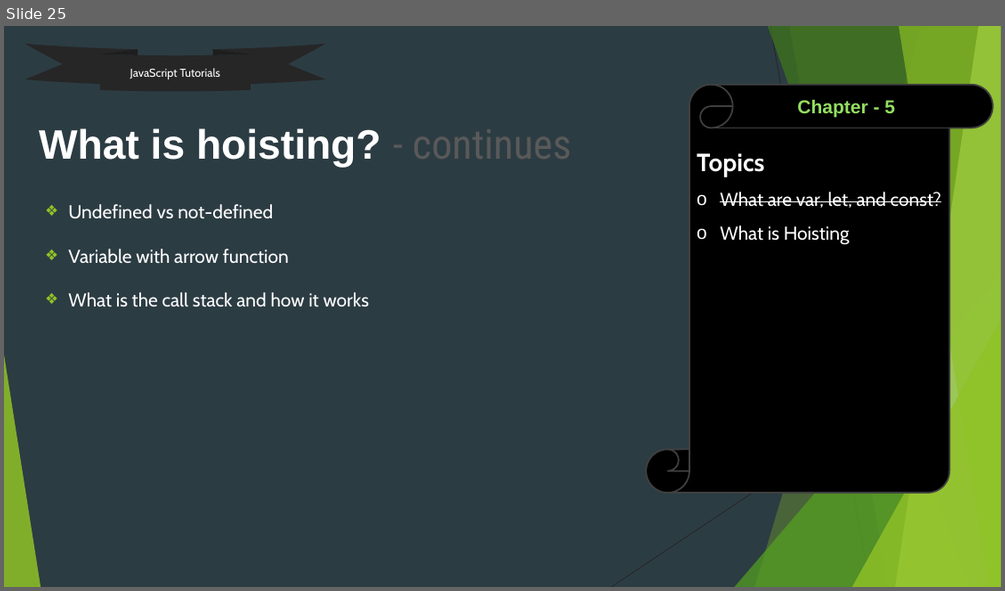
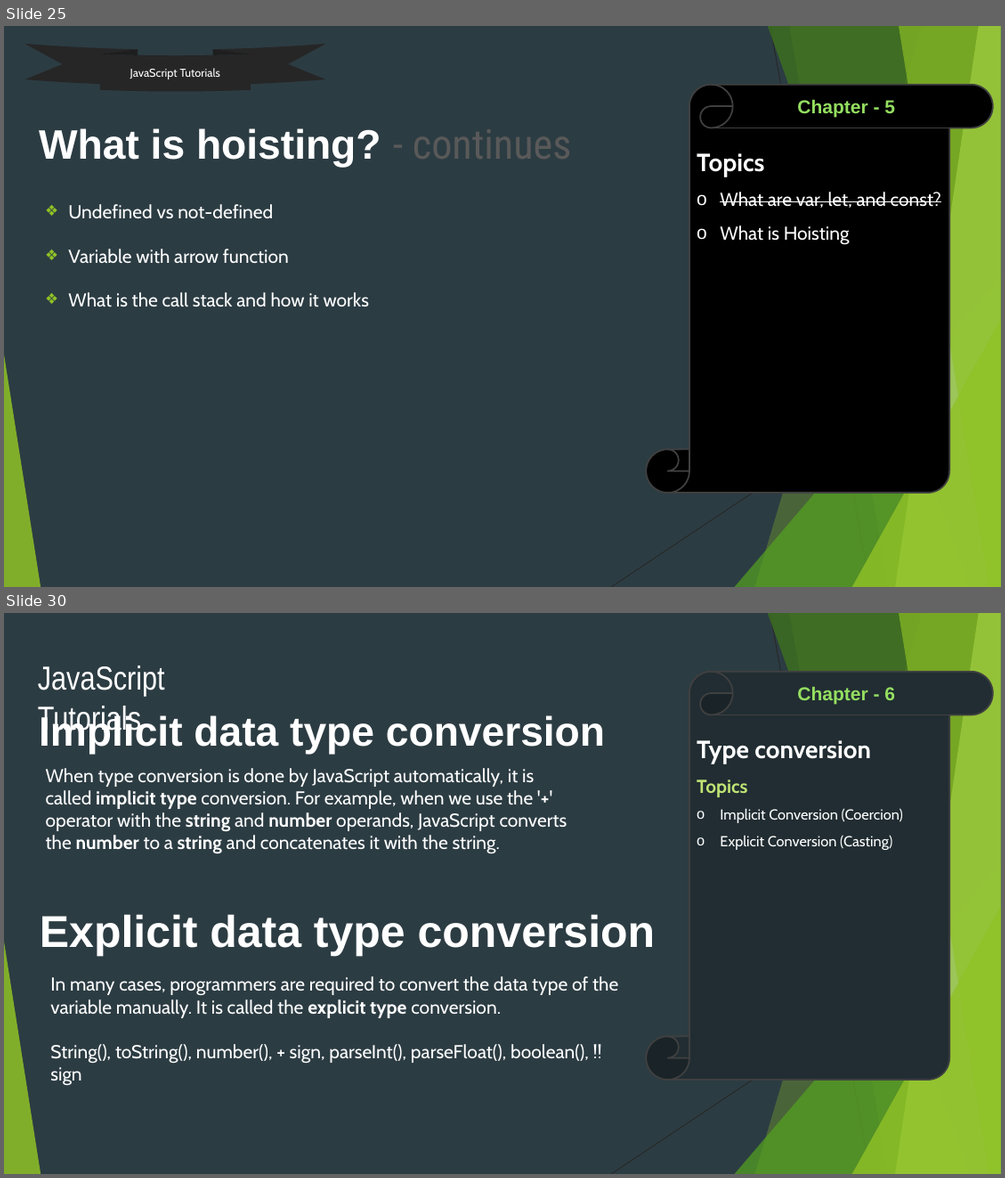
Before and after one commit to uidhtml/javascript-tutorials, a slide deck: Javascript Tutorials.pptx. Shown one above the other, each under a label of ours: slide 25 before the commit, slides 25 and 30 after it; the slides between them are not shown. The pictures are 1005x591 and 1005x1178 pixels, drawn with LibreOffice and Linux fonts; fonts in the diff are those of the drawing. Boxes give left, top, right and bottom in pixels: in the first picture for what was removed or moved away, otherwise in the second. Text is boxed around its words. In the diff, an @@ line names an element or a change of style, - is before the commit and + after.

Commit message:
Added till chapter 7

```diff
--- a/Javascript Tutorials.pptx
+++ b/Javascript Tutorials.pptx
@@ slide 30 added at [4, 613, 1001, 1174], background #2C3C43; not listed: 10 template elements that a slide beside it also shows @@
@@ text added at [38, 666, 165, 736], 32 pt, text #FFFFFF @@
+JavaScript Tutorials
@@ vertical scroll added at [647, 672, 994, 1079], fill #212D32, outline #404040 1.5 pt, 14 pt, text #FFFFFF @@
+Type conversion
+Topics
+o Implicit Conversion (Coercion)
+o Explicit Conversion (Casting)
@@ text added at [797, 687, 895, 705], 18 pt, text #94DE61, bold @@
+Chapter - 6
@@ title added at [39, 714, 605, 755], 39.6 pt, text #FFFFFF, bold @@
+Implicit data type conversion
@@ text added at [46, 768, 567, 854], 18 pt, text #FFFFFF @@
+When type conversion is done by JavaScript automatically, it is called implicit type conversion. For example, when we use the '+' operator with the string and number operands, JavaScript converts the number to a string and concatenates it with the string.
@@ text added at [40, 914, 655, 956], 42.9 pt, text #FFFFFF, bold @@
+Explicit data type conversion
@@ text added at [50, 976, 618, 1086], 18 pt, text #FFFFFF @@
+In many cases, programmers are required to convert the data type of the variable manually. It is called the explicit type conversion.
+String(), toString(), number(), + sign, parseInt(), parseFloat(), boolean(), !! sign
```
Also in this commit, not shown: 1 slide changed, 4 other slides added.
